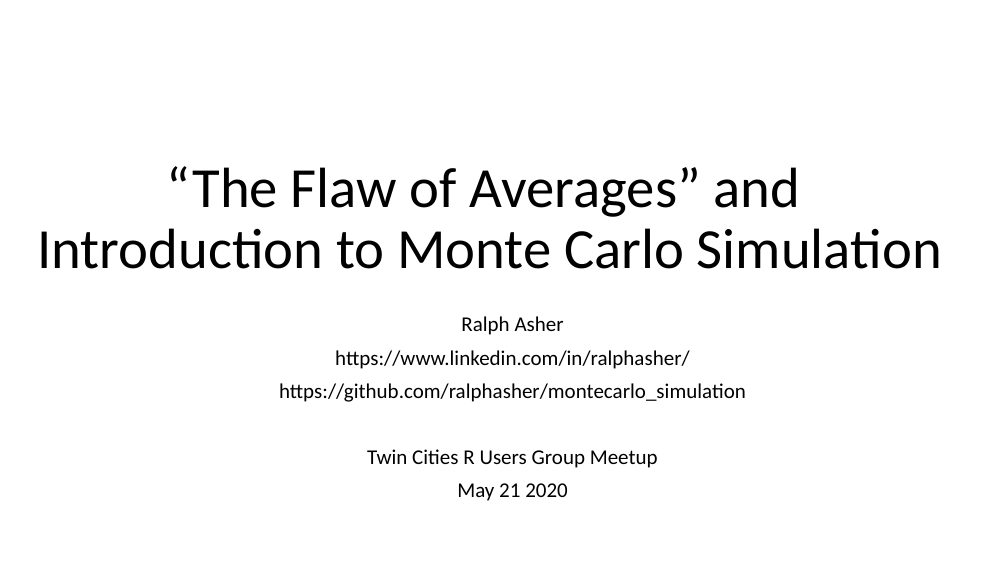
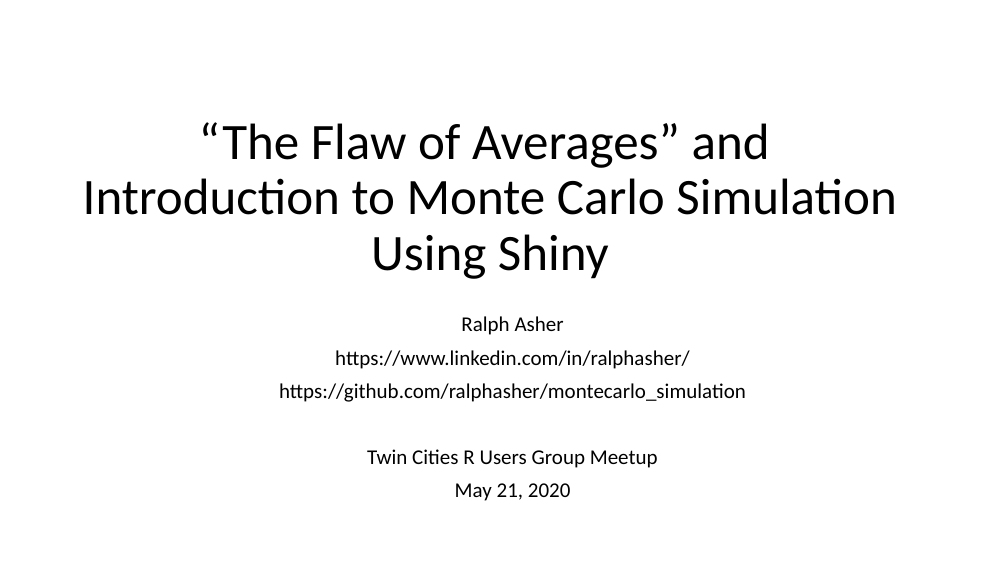
Before and after one commit to datadrivensupplychain/montecarlo_simulation, a slide deck: slide 1 of Monte Carlo Simulation training - no logo.pptx. Drawn at 1008x567 pixels with LibreOffice and Linux fonts; fonts in the diff are those of the drawing. Boxes give left, top, right and bottom in pixels: in the first picture for what was removed or moved away, otherwise in the second. Text is boxed around its words. In the diff, an @@ line names an element or a change of style, - is before the commit and + after.

```diff
--- a/Monte Carlo Simulation training - no logo.pptx
+++ b/Monte Carlo Simulation training - no logo.pptx
@@ title at bbox=[83, 122, 896, 279]: text changed; size 54 to 48.6 pt @@
-“The Flaw of Averages” and
-Introduction to Monte Carlo Simulation
+“The Flaw of Averages” and
+Introduction to Monte Carlo Simulation Using Shiny
@@ subtitle at bbox=[455, 483, 571, 501]: text changed @@
-May 21 2020
+May 21, 2020
```
Also in this commit, not shown: 4 other slides changed, 2 slides added.
